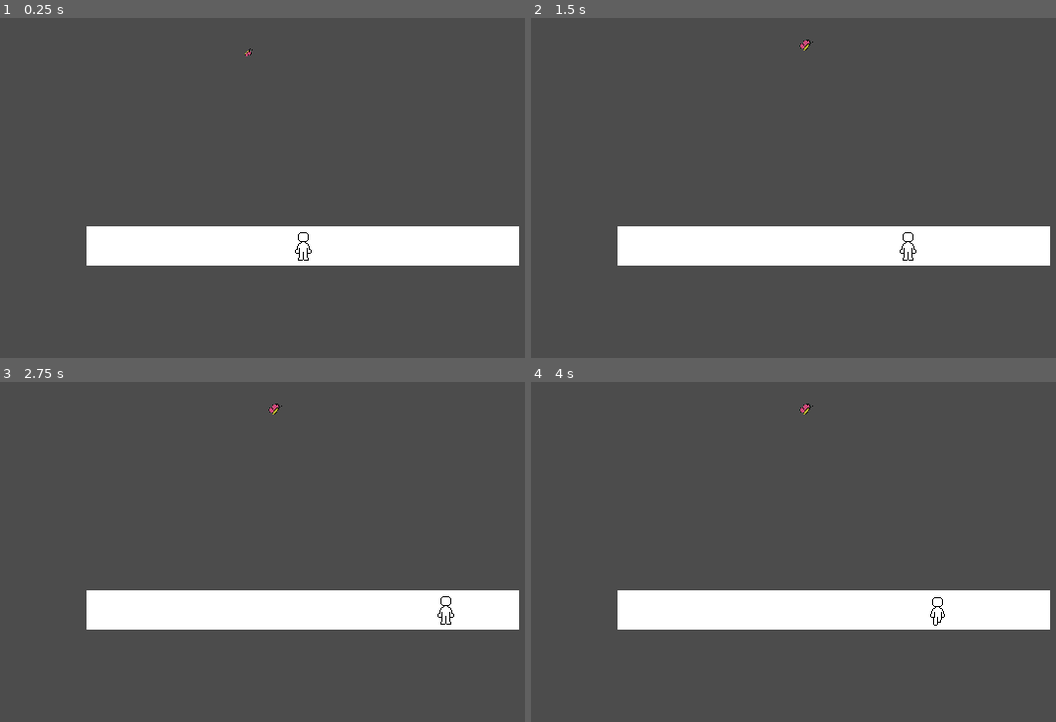
Above: before the commit, frames 1-4 (two rows, left to right).
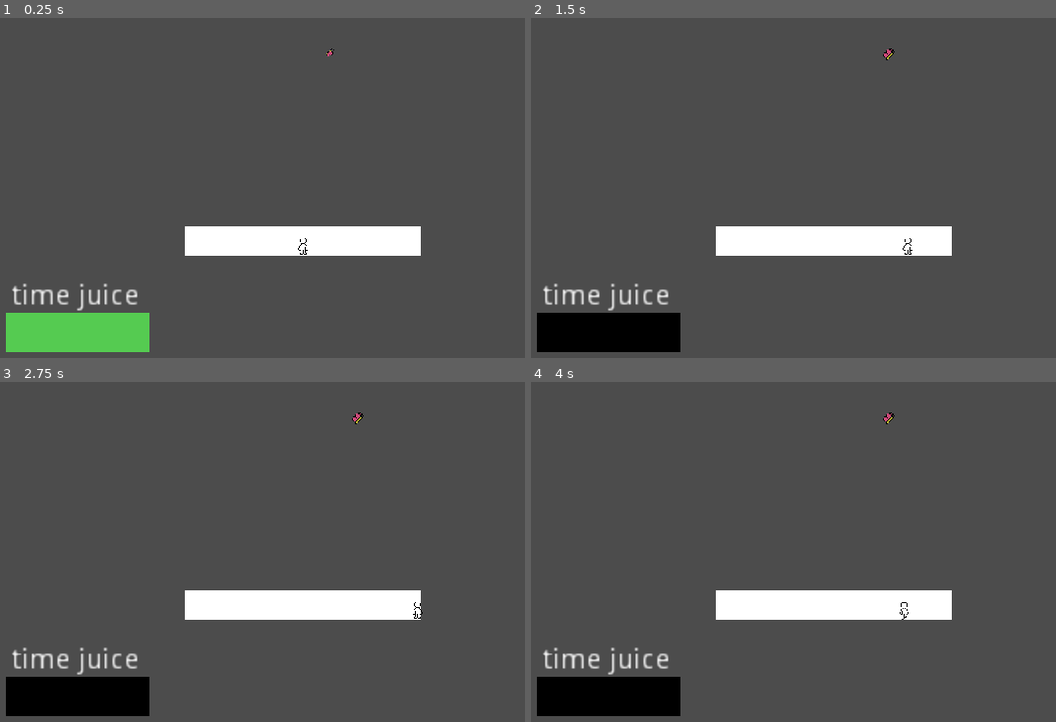
Above: after the commit, the same moments.

Repository: andersAsch0/Island-Game
Game: Godot game, scene res://scenes/BattleMode.tscn
The game is run twice, just before and just after one commit, with the same random seed, the same clock (stepped at 60 frames per second) and the same inputs. This scene is started directly instead of the project's main scene.
Inputs:
- Up to frame 1 (0.25 s): no input
- Up to frame 2 (1.5 s): tap Enter (ui_accept) at 0.5, 0.77 s; hold Right (ui_right) 0.53-1.28 s; hold T (stopTime) 0.53-1.28 s; hold R (reverseTime) from 1.28 s (still down); tap Space (dash) at 1.35 s
- Up to frame 3 (2.75 s): tap Enter (ui_accept) at 1.52, 2 s; tap T (stopTime) at 1.55, 2.3 s; release R (reverseTime) at 2.03 s; hold Right (ui_right) from 2.03 s (still down); hold F (enter_fight) from 2.03 s (still down)
- Up to frame 4 (4 s): release Right (ui_right) at 2.78 s; release F (enter_fight) at 2.78 s; hold Y (speedUpTime) 2.78-3.53 s; tap T (stopTime) at 2.85 s; tap Enter (ui_accept) at 3.02, 3.5, 3.77 s; hold Left (ui_left) from 3.53 s (still down); hold T (stopTime) from 3.53 s (still down)

The runs differ from the first frame. In frame 1, 9.4% of the frame differs, in the area x 1-99%, y 8-99%; in frame 2, 9.5%; in frame 3, 9.4%; in frame 4, 9.5%, in the area x 1-99%, y 6-99%.

Commit message:
improved combat, player ability limitations, more
expirimented with combat, made it better, planned out UI and player abilities and limitations? fixed bullet spawning, made UI bar that doesnt work

Diff:
--- a/scenes/BattleMode.tscn
+++ b/scenes/BattleMode.tscn
@@ -12,13 +12,13 @@
 position = Vector2( -1, 26 )
 
 [node name="Stage" type="ColorRect" parent="FightArea"]
-margin_left = 50.0
+margin_left = 100.0
 margin_top = 80.0
-margin_right = 270.0
-margin_bottom = 100.0
+margin_right = 220.0
+margin_bottom = 95.0
 
 [node name="WallCollision" type="CollisionPolygon2D" parent="FightArea"]
-polygon = PoolVector2Array( 50, 100, 50, 80, 270, 80, 270, 100, 160, 100, 160, 107, 276, 106, 275, 73, 43, 74, 43, 107, 159, 107, 159, 100 )
+polygon = PoolVector2Array( 100, 95, 100, 80, 220, 80, 220, 95, 160, 95, 160, 102, 233, 102, 233, 73, 89, 74, 89, 101, 159, 102, 159, 95 )
 
 [node name="BattleModePlayer" parent="." instance=ExtResource( 1 )]
 position = Vector2( 159, 116 )
@@ -39,4 +39,23 @@
 disabled = true
 text = "VICTORY"
 
+[node name="TimeJuiceBarOutline" type="ColorRect" parent="."]
+margin_left = 8.0
+margin_top = 150.0
+margin_right = 81.0
+margin_bottom = 170.0
+color = Color( 0, 0, 0, 1 )
+
+[node name="TimeJuiceLabel" type="RichTextLabel" parent="TimeJuiceBarOutline"]
+margin_left = 3.0
+margin_top = -15.0
+margin_right = 76.0
+margin_bottom = 24.0
+text = "time juice"
+
+[node name="TimeJuiceBar" type="ColorRect" parent="TimeJuiceBarOutline"]
+margin_right = 6.0
+margin_bottom = 20.0
+color = Color( 0.337255, 0.8, 0.321569, 1 )
+
 [connection signal="pressed" from="VictoryButton" to="." method="_on_VictoryButton_pressed"]
--- a/scenes/BattleModeEnemy.tscn
+++ b/scenes/BattleModeEnemy.tscn
@@ -13,7 +13,7 @@
 
 [sub_resource type="Curve2D" id=17]
 _data = {
-"points": PoolVector2Array( 0.471937, 0.707906, -0.471937, -0.707906, -34, -1, -9.43874, 4.01147, 9.43874, -4.01147, -25, -13, -11.7984, -7.31503, 11.7984, 7.31503, 24, -13, 12.0344, -5.89921, -12.0344, 5.89921, 23, 10, 9.43874, 4.71937, -9.43874, -4.71937, -24, 10, -0.0848745, 0.898732, 0.0848745, -0.898732, -34, -1 )
+"points": PoolVector2Array( -0.028628, 1.2919, 0.028628, -1.2919, 1, -11, -7.23254, -1.63555, 7.23254, 1.63555, 84, -9, 8.69353, -2.89041, -8.69353, 2.89041, 84, 0, 6.13217, 1.43296, -6.13217, -1.43296, -73, 1, -6.31385, 0.841847, 6.31385, -0.841847, -72, -8, -0.0848745, 0.898732, 0.0848745, -0.898732, 1, -11 )
 }
 
 [sub_resource type="CircleShape2D" id=15]
@@ -121,9 +121,9 @@
 wait_time = 2.0
 
 [node name="bulletSpawnTimer" type="Timer" parent="."]
+one_shot = true
 
 [node name="CollisionShape2D" type="CollisionShape2D" parent="."]
-visible = false
 shape = SubResource( 14 )
 
 [node name="bulletSpawnLocationY" type="Position2D" parent="."]
@@ -135,7 +135,7 @@
 script = ExtResource( 6 )
 
 [node name="PathFollow2D" type="PathFollow2D" parent="enemyMovement"]
-position = Vector2( -34, -1 )
+position = Vector2( 1, -10 )
 rotation = -0.501648
 rotate = false
 
--- a/scenes/BattleModePlayer.tscn
+++ b/scenes/BattleModePlayer.tscn
@@ -141,7 +141,7 @@
 height = 16.0
 
 [node name="BattleModePlayer" type="KinematicBody2D" groups=["player"]]
-scale = Vector2( 0.5, 0.5 )
+scale = Vector2( 0.3, 0.3 )
 collision_layer = 2
 collision_mask = 9
 script = ExtResource( 2 )
--- a/scenes/Bullet.tscn
+++ b/scenes/Bullet.tscn
@@ -22,6 +22,10 @@
 atlas = ExtResource( 5 )
 region = Rect2( 96, 0, 32, 32 )
 
+[sub_resource type="AtlasTexture" id=8]
+atlas = ExtResource( 5 )
+region = Rect2( 0, 0, 32, 32 )
+
 [sub_resource type="SpriteFrames" id=1]
 animations = [ {
 "frames": [ ExtResource( 1 ) ],
@@ -33,13 +37,18 @@
 "loop": false,
 "name": "die",
 "speed": 8.0
+}, {
+"frames": [ SubResource( 8 ) ],
+"loop": true,
+"name": "warning",
+"speed": 5.0
 } ]
 
 [sub_resource type="CircleShape2D" id=2]
-radius = 6.0
+radius = 14.0
 
 [sub_resource type="CircleShape2D" id=3]
-radius = 6.0
+radius = 14.0
 
 [node name="Bullet" type="Area2D" groups=["bulletTypes"]]
 scale = Vector2( 0.5, 0.5 )
@@ -48,12 +57,19 @@
 script = ExtResource( 2 )
 
 [node name="AnimatedSprite" type="AnimatedSprite" parent="."]
+scale = Vector2( 2, 2 )
 frames = SubResource( 1 )
 
 [node name="VisibilityNotifier2D" type="VisibilityNotifier2D" parent="."]
 
+[node name="DeathTimer" type="Timer" parent="."]
+wait_time = 0.5
+
 [node name="DespawnTimer" type="Timer" parent="."]
 wait_time = 5.0
+
+[node name="WarningTimer" type="Timer" parent="."]
+one_shot = true
 
 [node name="HitBox" type="Area2D" parent="."]
 collision_layer = 64
@@ -71,11 +87,9 @@
 [node name="CollisionShape2D" type="CollisionShape2D" parent="HurtBox"]
 shape = SubResource( 3 )
 
-[node name="DeathTimer" type="Timer" parent="."]
-wait_time = 0.5
-
 [connection signal="child_exiting_tree" from="." to="." method="_on_Bullet_child_exiting_tree"]
 [connection signal="screen_entered" from="VisibilityNotifier2D" to="." method="_on_VisibilityNotifier2D_screen_entered"]
 [connection signal="screen_exited" from="VisibilityNotifier2D" to="." method="_on_VisibilityNotifier2D_screen_exited"]
+[connection signal="timeout" from="DeathTimer" to="." method="_on_DeathTimer_timeout"]
 [connection signal="timeout" from="DespawnTimer" to="." method="_on_DespawnTimer_timeout"]
-[connection signal="timeout" from="DeathTimer" to="." method="_on_DeathTimer_timeout"]
+[connection signal="timeout" from="WarningTimer" to="." method="_on_WarningTimer_timeout"]
--- a/scripts/attackPatternJsonData/butterflyAttack.json
+++ b/scripts/attackPatternJsonData/butterflyAttack.json
@@ -1,12 +1,12 @@
 [
     {"loopStart": 1, "loopEnd": 9},
-	{"waitTime" : 0.5, "spawnLocationX": 160, "angle": 0},
-	{"waitTime" : 0.01, "spawnLocationX": 120, "angle": 0},
-	{"waitTime" : 0.5, "spawnLocationX": 200, "angle": 0},
-	{"waitTime" : 0.01, "spawnLocationX": 90, "angle": 0},
-	{"waitTime" : 0.5, "spawnLocationX": 240, "angle": -0.25},
-	{"waitTime" : 0.01, "spawnLocationX": 50, "angle": 0.23},
-	{"waitTime" : 0.5, "spawnLocationX": 280, "angle": 0},
-	{"waitTime" : 0.01, "spawnLocationX": 10, "angle": 0},
-	{"waitTime" : 0.5, "spawnLocationX": 320, "angle": 0}
+	{"waitTime" : 0.4, "spawnLocationX": 160, "angle": 0},
+	{"waitTime" : 0.001, "spawnLocationX": 130, "angle": -0.1},
+	{"waitTime" : 0.4, "spawnLocationX": 190, "angle": 0.1},
+	{"waitTime" : 0.001, "spawnLocationX": 100, "angle": 0},
+	{"waitTime" : 0.4, "spawnLocationX": 220, "angle": 0},
+	{"waitTime" : 0.001, "spawnLocationX": 70, "angle": -0.4},
+	{"waitTime" : 0.4, "spawnLocationX": 250, "angle": 0.4},
+	{"waitTime" : 0.001, "spawnLocationX": 40, "angle": -0.6},
+	{"waitTime" : 0.4, "spawnLocationX": 280, "angle": 0.6}
 ]
--- a/scripts/battleMode/BattleMode.gd
+++ b/scripts/battleMode/BattleMode.gd
@@ -35,9 +35,9 @@
 func _process(delta):
 	timerCount += delta
 	if(timerCount >= 1):
-		print("cooldown: ", $AbilityCoolDownTimer.time_left)
 		timerCount = 0
 		incrementAbilityTimes()
+	$TimeJuiceBarOutline/TimeJuiceBar.rect_size.x = currTimeJuice/maxTimeJuiceSeconds * $TimeJuiceBarOutline.rect_size.x
 func incrementAbilityTimes():
 	if currTimeMultiplier < 0: # if time is reversed, decrease time juice
 		currTimeJuice -= 1
@@ -65,20 +65,24 @@
 	get_tree().call_group("enemies", "reverseTime") # reverse direction of all future bullets spawned
 	$AbilityCoolDownTimer.start()
 	currTimeMultiplier *= -1
+	currTimeJuice -= 5
 func stopTime():
 	get_tree().call_group("bulletTypes", "stopTime")
 	get_tree().call_group("enemies", "stopTime")
 	$AbilityCoolDownTimer.start()
 	timeIsStopped = true
+	currTimeJuice -= 5
 func resumeTime():
 	get_tree().call_group("bulletTypes", "resumeTime")
 	get_tree().call_group("enemies", "resumeTime")
 	$AbilityCoolDownTimer.start()
 	timeIsStopped = false
+	currTimeJuice -= 5
 func speedUpTime():
 	get_tree().call_group("bulletTypes", "speedUpTime", 2)
 	get_tree().call_group("enemies", "speedUpTime", 2)
 	$AbilityCoolDownTimer.start()
+	currTimeJuice -= 5
 
 #SIGNALS FROM ENEMY
 var overWorldPath = "res://scenes/World.tscn"
--- a/scripts/battleMode/BattleModeEnemy.gd
+++ b/scripts/battleMode/BattleModeEnemy.gd
@@ -71,20 +71,20 @@
 	bullet.angle = attackPatternData[currAttack]['angle']
 	bullet.speed *= bulletTimeMultiplier
 	add_child(bullet)
-	currAttack += 1
 	currBullets += 1
-	if currAttack > loopEnd:
-		currAttack = loopStart
-	#get time before next bullet and start timer
-	$bulletSpawnTimer.wait_time = attackPatternData[currAttack]['waitTime'] / abs(bulletTimeMultiplier) #time in between bullets spawning
-	$bulletSpawnTimer.start()
-func _on_bulletSpawnTimer_timeout():
-	if (currBullets < bulletsPerAttackPhase):
-		attack()
+	if currBullets <= bulletsPerAttackPhase:
+		#get time before next bullet and start timer
+		$bulletSpawnTimer.wait_time = attackPatternData[currAttack]['waitTime'] / abs(bulletTimeMultiplier) #time in between bullets spawning
+		$bulletSpawnTimer.start()
+		currAttack += 1
+		if currAttack > loopEnd:
+			currAttack = loopStart
 	else:
 		$bulletSpawnTimer.stop()
 		currBullets = 0
 		approach()
+func _on_bulletSpawnTimer_timeout():
+	attack()
 
 #TIME FUNCTIONS
 
--- a/scripts/battleMode/Bullet.gd
+++ b/scripts/battleMode/Bullet.gd
@@ -3,12 +3,23 @@
 
 export var speed : int = 50
 export var angle : float = 0 #in radians
+export var warningAnimationTime = 1 #how long does the warning anim play before the bullet shoots
 var velocity = Vector2.DOWN
 var timeMultiplier = 1
 var timeMultiplierNotZero = 1 # storage for resuming time
 # depawn timer should be long enough that even if the player uses all their time reverse at once,
 # the bullets will not have despawned too early
 # maybe this can be adjusted by the player script when the player has little time reversal left, in order to optimize
+
+func _ready():
+	set_process(false) #dont move
+	$WarningTimer.wait_time = warningAnimationTime
+	$AnimatedSprite.play("warning")
+	$WarningTimer.start()
+func _on_WarningTimer_timeout(): #after warning animation is done playing, move
+	set_process(true)
+	$AnimatedSprite.play("default")
+
 
 func _process(delta):
 	position += velocity.rotated(angle) * speed * delta * timeMultiplier
Not shown: 1 places in scenes/Bullet.tscn that only renumber resources
